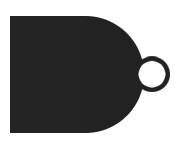
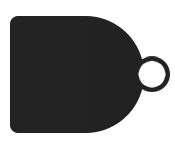
Layer changes from the first 175px x 150px image to the second:
added layer "Rounded Rectangle 1" above "Layer 4" over [10, 16, 18, 133]
painted on "Layer 4" over [10, 16, 18, 133]
